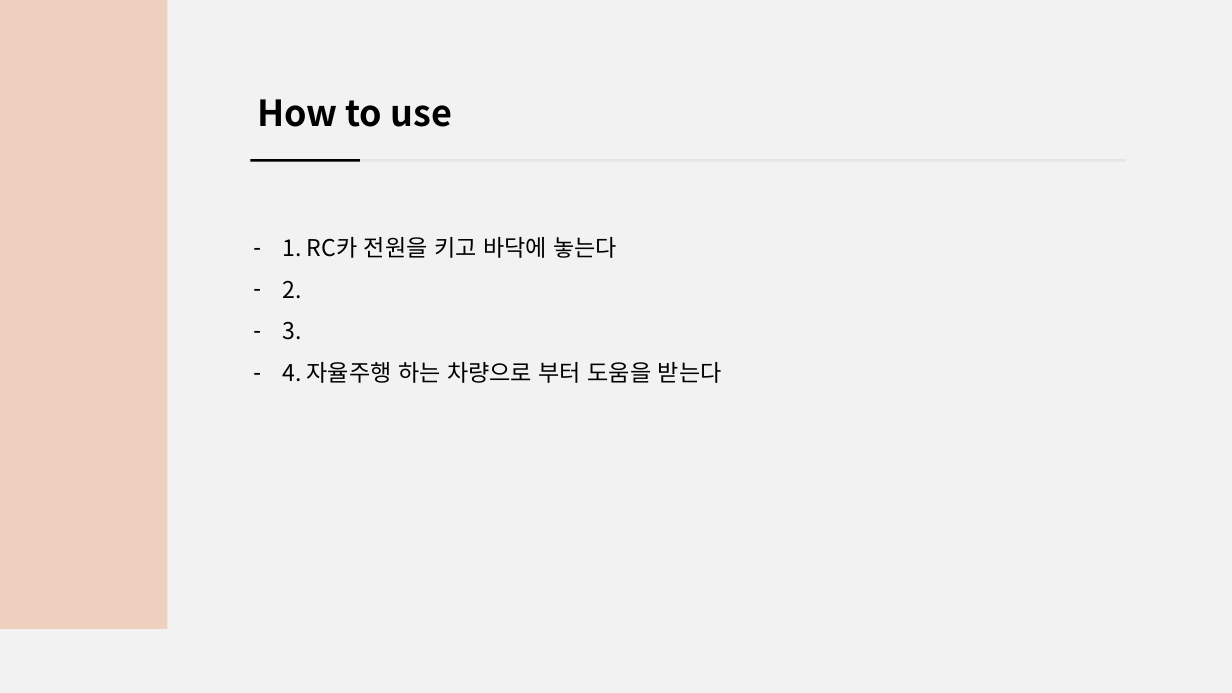
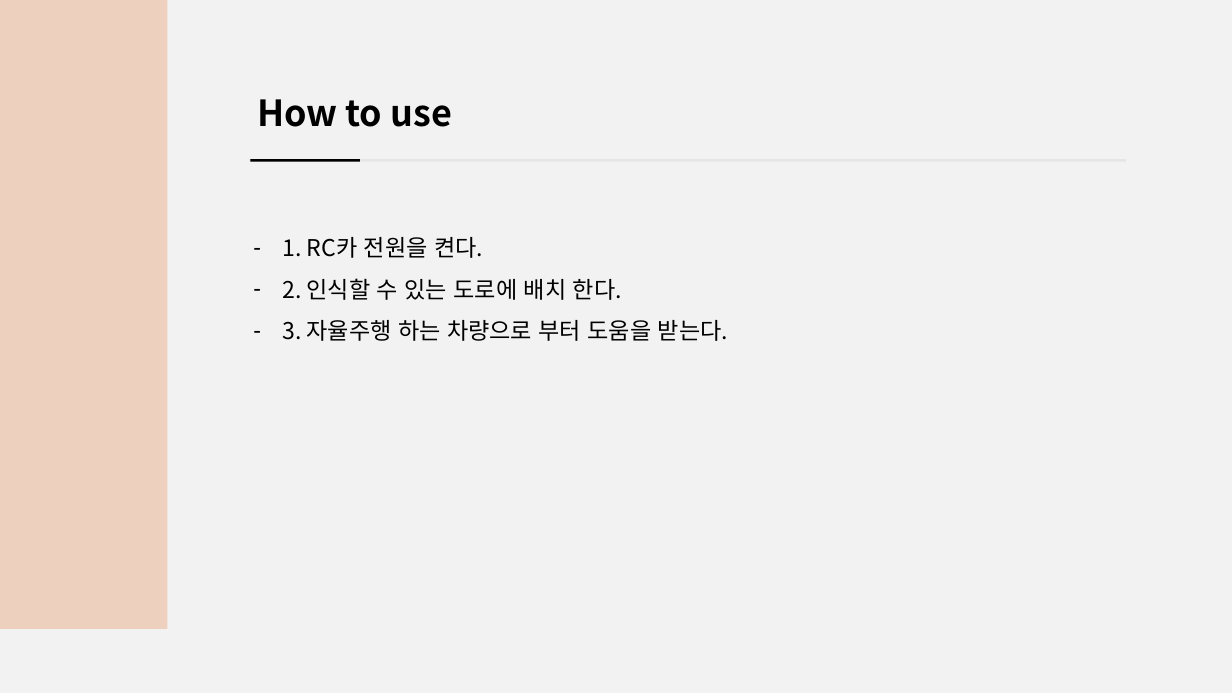
Before and after one commit to jsotouto/ICARUS, a slide deck: slide 21 of ICARUS 최종(일껄).pptx (slide 22 before the commit). Drawn at 1232x693 pixels with LibreOffice and Linux fonts; fonts in the diff are those of the drawing. Boxes give left, top, right and bottom in pixels: in the first picture for what was removed or moved away, otherwise in the second. Text is boxed around its words. In the diff, an @@ line names an element or a change of style, - is before the commit and + after.

Commit message:
more editing

```diff
--- a/ICARUS 최종(일껄).pptx
+++ b/ICARUS 최종(일껄).pptx
@@ text at (x1=282, y1=237, x2=728, y2=341): text changed @@
-– 1. RC카 전원을 키고 바닥에 놓는다
-– 2.
-– 3.
-– 4. 자율주행 하는 차량으로 부터 도움을 받는다
+– 1. RC카 전원을 켠다.
+– 2. 인식할 수 있는 도로에 배치 한다.
+– 3. 자율주행 하는 차량으로 부터 도움을 받는다.
```
Also in this commit, not shown: 9 other slides changed, 2 slides added, 3 slides removed.
